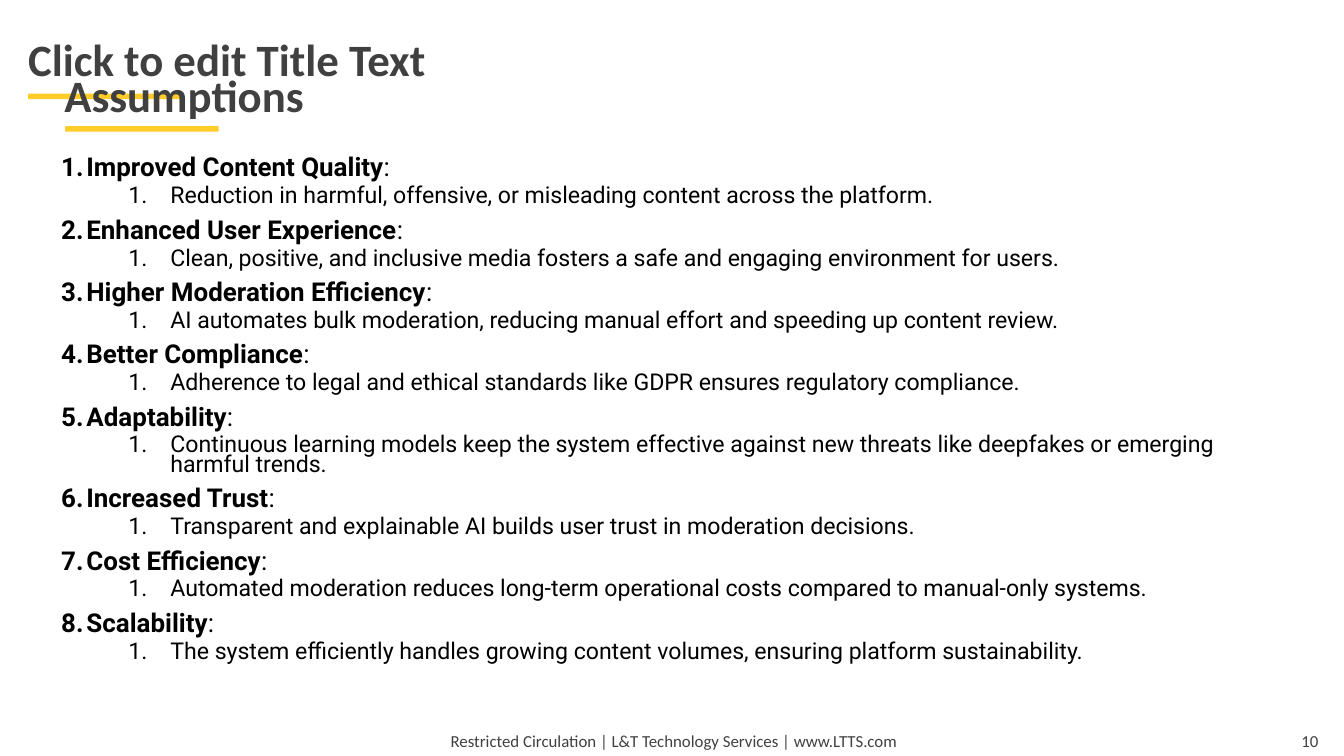
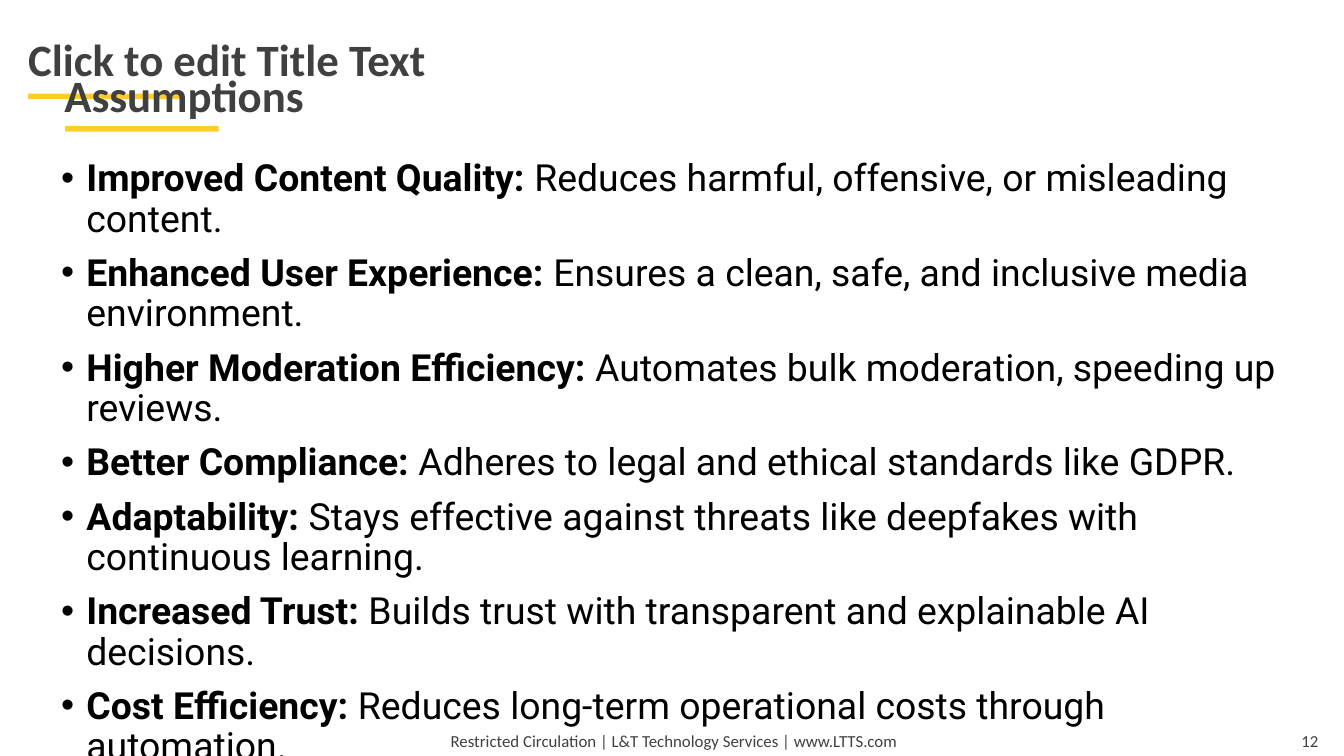
Before and after one commit to nishanthkj/L-T, a slide deck: slide 12 of ai_content_modration/PPT/PID_0000_TG08001947_PresentationRound.pptx (slide 10 before the commit). Drawn at 1344x756 pixels with LibreOffice and Linux fonts; fonts in the diff are those of the drawing; background and template pictures are left out. Boxes give left, top, right and bottom in pixels: in the first picture for what was removed or moved away, otherwise in the second. Text is boxed around its words. In the diff, an @@ line names an element or a change of style, - is before the commit and + after.

```diff
--- a/ai_content_modration/PPT/PID_0000_TG08001947_PresentationRound.pptx
+++ b/ai_content_modration/PPT/PID_0000_TG08001947_PresentationRound.pptx
@@ text at box(86, 162, 1276, 727): text changed; size 12.4 to 20 pt @@
-1. Improved Content Quality:
-  1. Reduction in harmful, offensive, or misleading content across the platform.
-2. Enhanced User Experience:
-  1. Clean, positive, and inclusive media fosters a safe and engaging environment for users.
-3. Higher Moderation Efficiency:
-  1. AI automates bulk moderation, reducing manual effort and speeding up content review.
-4. Better Compliance:
-  1. Adherence to legal and ethical standards like GDPR ensures regulatory compliance.
-5. Adaptability:
-  1. Continuous learning models keep the system effective against new threats like deepfakes or emerging harmful trends.
-6. Increased Trust:
-  1. Transparent and explainable AI builds user trust in moderation decisions.
-7. Cost Efficiency:
-  1. Automated moderation reduces long-term operational costs compared to manual-only systems.
-8. Scalability:
-  1. The system efficiently handles growing content volumes, ensuring platform sustainability.
+• Improved Content Quality: Reduces harmful, offensive, or misleading content.
+• Enhanced User Experience: Ensures a clean, safe, and inclusive media environment.
+• Higher Moderation Efficiency: Automates bulk moderation, speeding up reviews.
+• Better Compliance: Adheres to legal and ethical standards like GDPR.
+• Adaptability: Stays effective against threats like deepfakes with continuous learning.
+• Increased Trust: Builds trust with transparent and explainable AI decisions.
+• Cost Efficiency: Reduces long-term operational costs through automation.
+• Scalability: Handles growing content volumes efficiently.
@@ page number at box(1301, 736, 1318, 747): text changed @@
-10
+12
```
Also in this commit, not shown: 7 other slides changed, 6 slides added, 5 slides removed, 5 other files.
